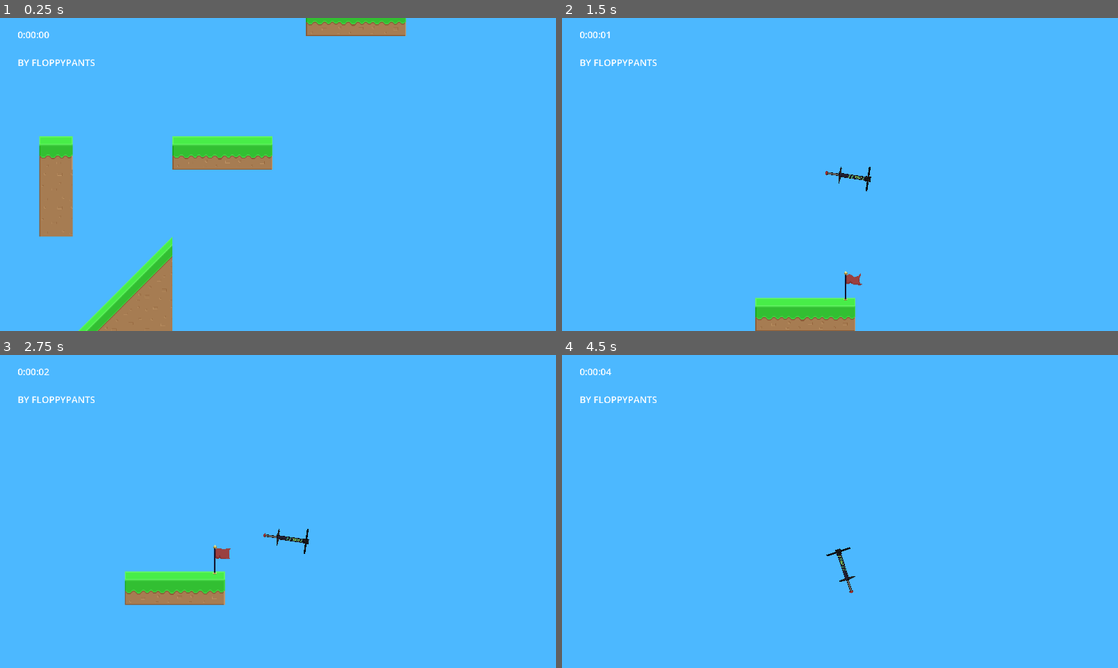
Above: before the commit, frames 1-4 (two rows, left to right).
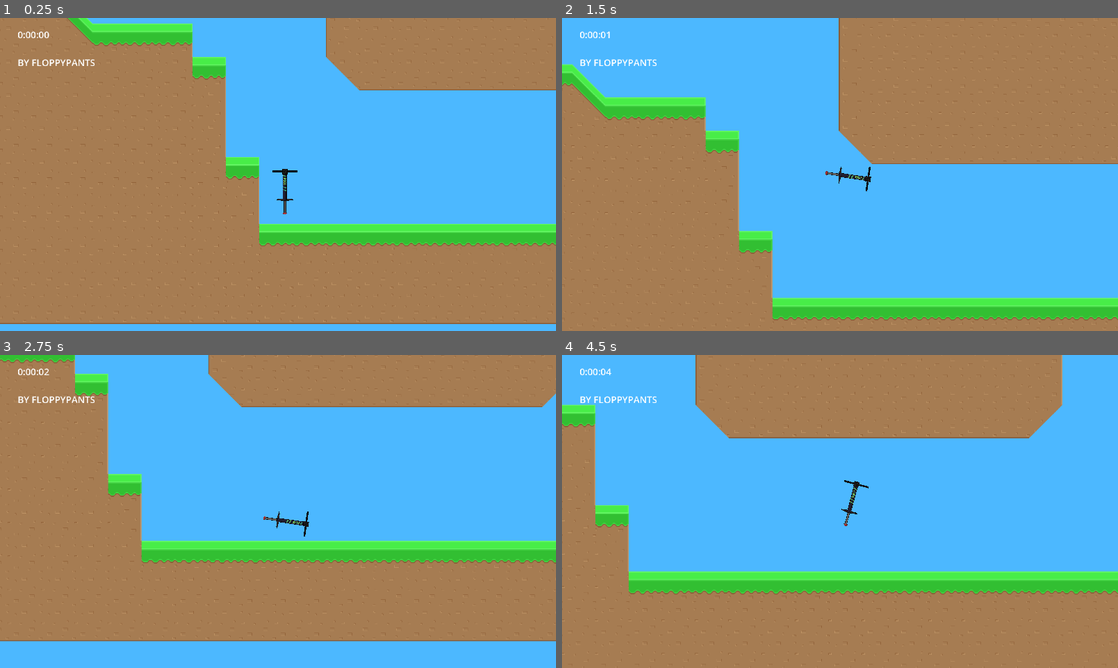
Above: after the commit, the same moments.

Repository: Gerard-Eastman/PogostickProject
Game: Godot game, scene res://Scenes/main.tscn
The game is run twice, just before and just after one commit, with the same random seed, the same clock (stepped at 60 frames per second) and the same inputs.
Inputs:
- Up to frame 1 (0.25 s): no input
- Up to frame 2 (1.5 s): hold Right (rotate_clockwise) 0.53-1.28 s; tap Left (rotate_counterclockwise) at 1.35 s
- Up to frame 3 (2.75 s): hold Down (down) from 2.03 s (still down); hold Shift (slow_turn) from 2.03 s (still down)
- Up to frame 4 (4.5 s): release Down (down) at 2.78 s; release Shift (slow_turn) at 2.78 s; tap Right (rotate_clockwise) at 2.85 s; hold Left (rotate_counterclockwise) 3.53-4.28 s; hold Down (down) from 4.28 s (still down); tap Shift (slow_turn) at 4.35 s

The runs differ from the first frame. In frame 1, 66% of the frame differs, in the area x 0-100%, y 0-100%; in frame 2, 54%; in frame 3, 54%; in frame 4, 53%.

Commit message:
added html5 export folder

Diff:
--- a/Scenes/levelPogo.tscn
+++ b/Scenes/levelPogo.tscn
@@ -57,7 +57,7 @@
 layer_0/tile_data = PackedInt32Array(65534, 458753, 1, 65535, 458753, 1, 0, 458753, 0, 65532, 458753, 1, 65533, 458753, …(136687 unchanged characters)…
 
 [node name="PogoStickCharacter" parent="." index="2" instance=ExtResource("2_6oq7m")]
-position = Vector2(3603, -9043)
+position = Vector2(780, 749)
 
 [node name="FinishArea" parent="." index="4"]
 position = Vector2(3777, -9039)
Not shown, changed: export_presets.cfg
Binary file added: web/Pogo Stick.apple-touch-icon.png
Binary file added: web/Pogo Stick.icon.png
Binary file added: web/Pogo Stick.png
Not shown, removed: Pogo Stick.html
Not shown, added: web/Pogo Stick.audio.position.worklet.js
Not shown, added: web/Pogo Stick.audio.worklet.js
Not shown, added: web/Pogo Stick.html
Not shown, added: web/Pogo Stick.js
Not shown, added: web/Pogo Stick.pck
Not shown, added: web/Pogo Stick.wasm
